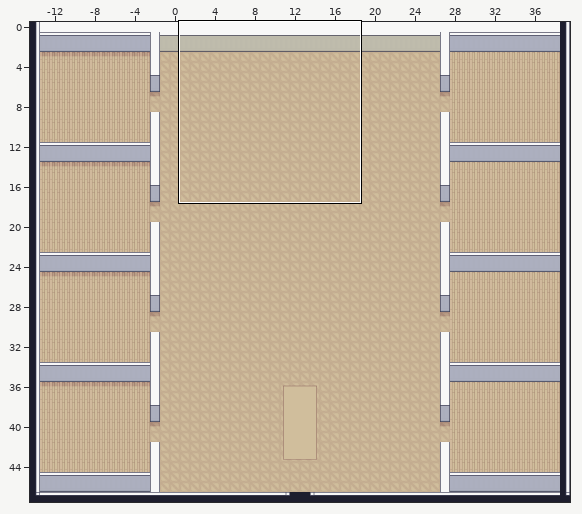
A Tiled map (JSON) gets an edit: office.tmj. The first picture is a wide view before the edit; the outline marks the close-up.
Close-up. The starting point:
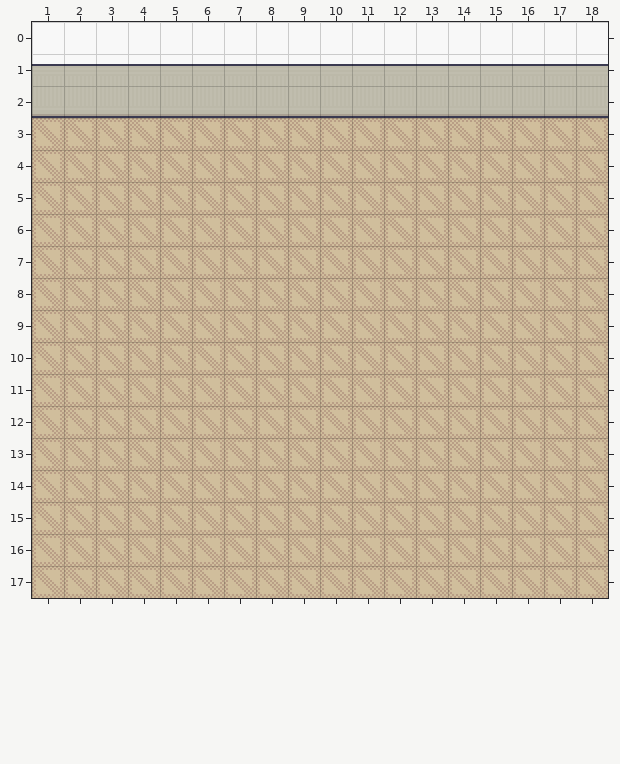
Cells are 32x32 px. Shown: x 1..18, y 0..17. The commit also changed other parts of the map, which this record leaves out. The old version is drawn lined up with the new one.
After the commit:
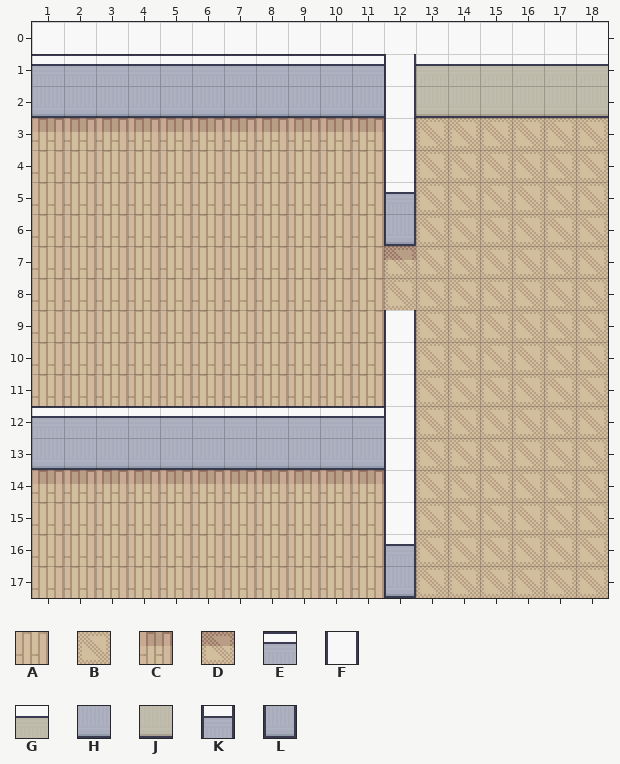
Key: from "Chunk 1": A 5, B 6, C 7, D 8, E 11, F 12, G 13, H 14, J 15, K 16, L 17.
_ is an empty cell.
Difference:
map size 54x48 -> 40x48 cells (old content now starts at -14,0; both pictures use the new coordinates)
Layer "floor":
Tile B gives way to one hidden under a higher layer in rows 12 to 13 at x 1 to 11.
The edit turns tile B into tile A in rows 4 to 11 at x 1 to 11; in rows 15 to 17 at x 1 to 11.
The edit turns tile B into tile C in row 3 at x 1 to 11; in row 14 at x 1 to 11.
The edit turns tile B into tile D in row 7 at x 12.
Layer "walls/walls1":
The edit turns tile G into tile E in row 1 at x 1 to 11.
There is now tile E in row 12 at x 1 to 11.
The edit turns tile G into tile F in row 1 at x 12.
The edit turns tile J into tile F in row 2 at x 12.
There is now tile F in rows 3 to 4 at x 12; in rows 9 to 15 at x 12.
The edit turns tile J into tile H in row 2 at x 1 to 11.
There is now tile H in row 13 at x 1 to 11.
There is now tile K in row 5 at x 12; in row 16 at x 12.
There is now tile L in row 6 at x 12; in row 17 at x 12.
